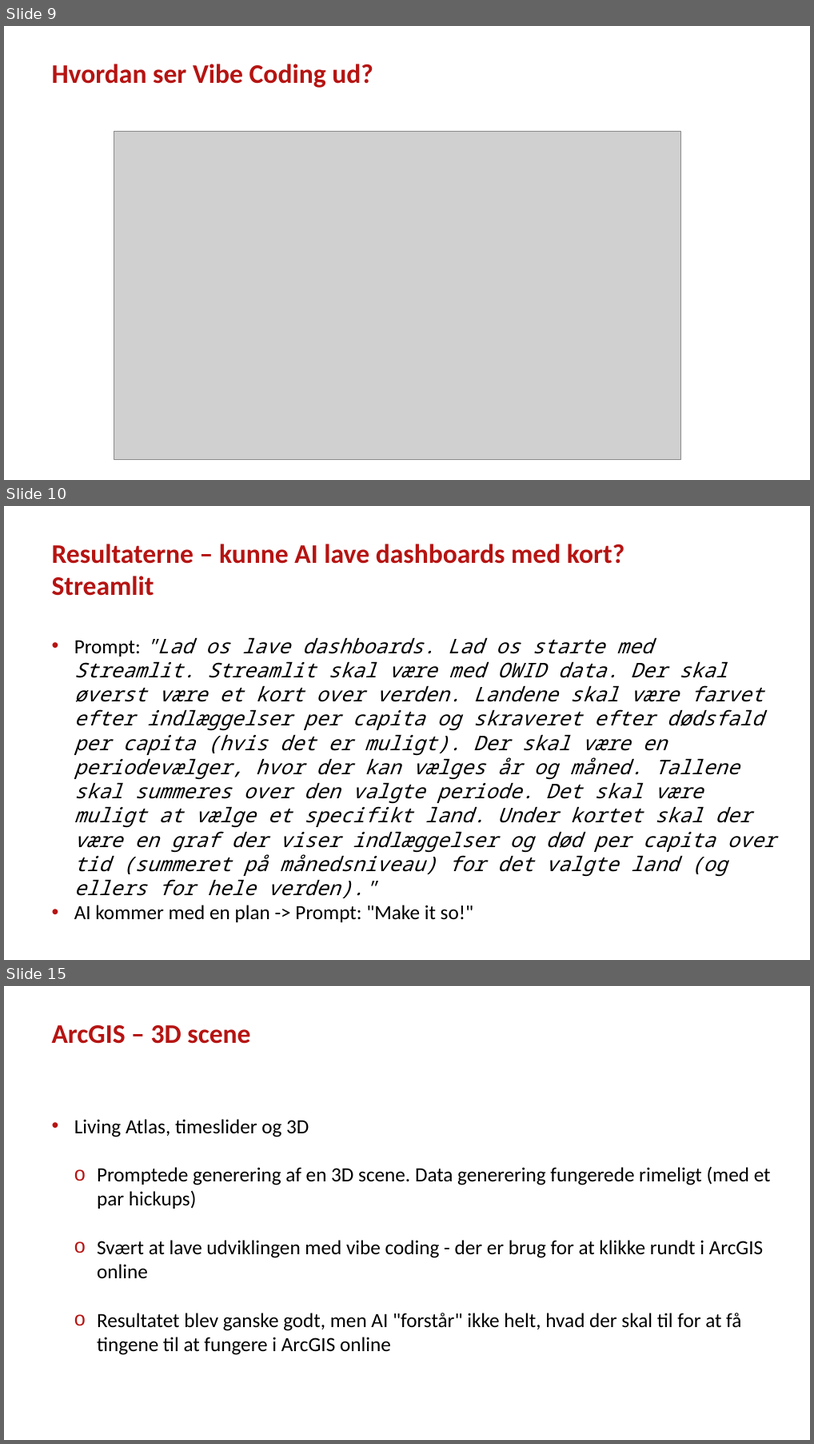
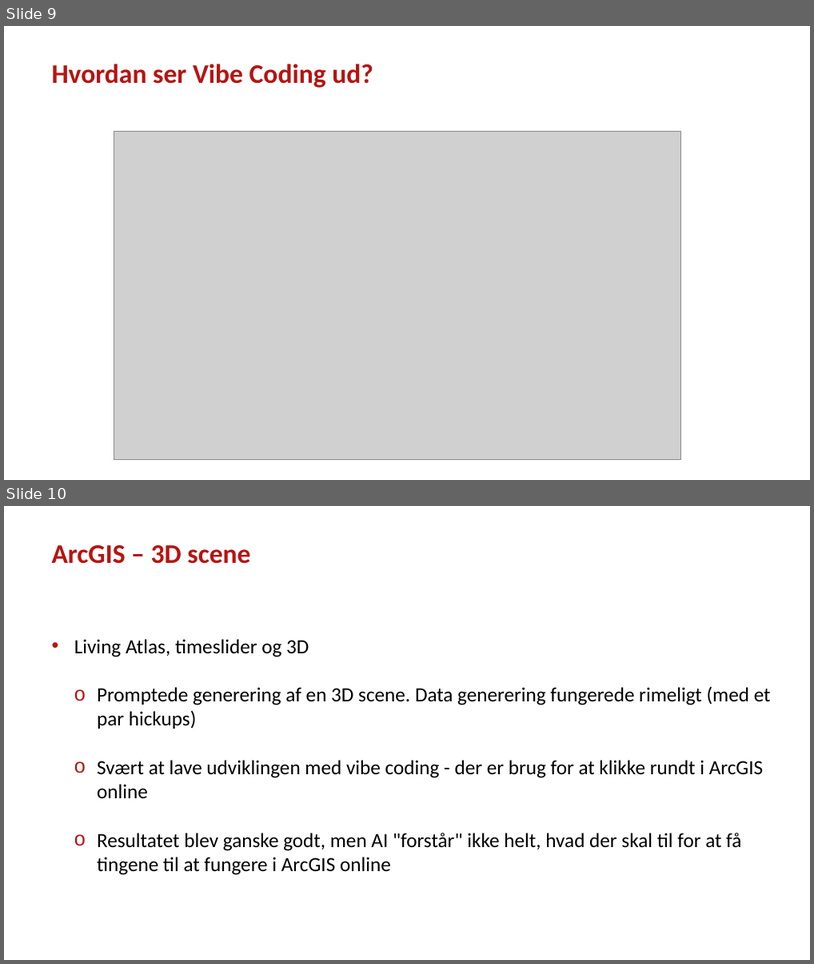
Before and after one commit to steenhulthin/DEK26_Vibe-coding-AI-assisteret-udvikling-og-ArcGIS, a slide deck: Vibe coding og AI-assisteret udvikling af geodata-dashboards - Steen Hulthin Rasmussen - SSI - 14.11.2025.pptx. Shown one above the other, each under a label of ours: slides 9, 10 and 15 before the commit, slides 9 and 10 after it; the slides between them are not shown. The pictures are 814x1444 and 814x964 pixels, drawn with LibreOffice and Linux fonts; fonts in the diff are those of the drawing; grey boxes stand for pictures; background and template pictures are left out. Boxes give left, top, right and bottom in pixels: in the first picture for what was removed or moved away, otherwise in the second. Text is boxed around its words. In the diff, an @@ line names an element or a change of style, - is before the commit and + after.

```diff
--- a/Vibe coding og AI-assisteret udvikling af geodata-dashboards - Steen Hulthin Rasmussen - SSI - 14.11.2025.pptx
+++ b/Vibe coding og AI-assisteret udvikling af geodata-dashboards - Steen Hulthin Rasmussen - SSI - 14.11.2025.pptx
@@ slide 10 removed at (4,506,810,960), background #FFFFFF @@
@@ title removed at (52,544,625,596) @@
-Resultaterne – kunne AI lave dashboards med kort?
-Streamlit
@@ text removed at (74,638,777,922) @@
-• Prompt: "Lad os lave dashboards. Lad os starte med Streamlit. Streamlit skal være med OWID data. Der skal øverst være et kort over verden. Landene skal være farvet efter indlæggelser per capita og skraveret efter dødsfald per capita (hvis det er muligt). Der skal være en periodevælger, hvor der kan vælges år og måned. Tallene skal summeres over den valgte periode. Det skal være muligt at vælge et specifikt land. Under kortet skal der være en graf der viser indlæggelser og død per capita over tid (summeret på månedsniveau) for det valgte land (og ellers for hele verden)."
-• AI kommer med en plan -> Prompt: "Make it so!"
@@ what was slide 15 is now slide 10 @@
```
Also in this commit, not shown: 4 slides changed, 5 slides added, 4 other slides removed, 3 other files.
